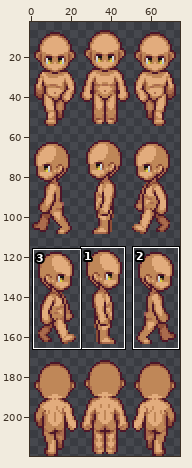
Two states of a sprite sheet, src/assets/sprites/Human/angry_man.png. The picture above shows the old version from afar; the outline marks the close-up.
Close-up. The starting point:
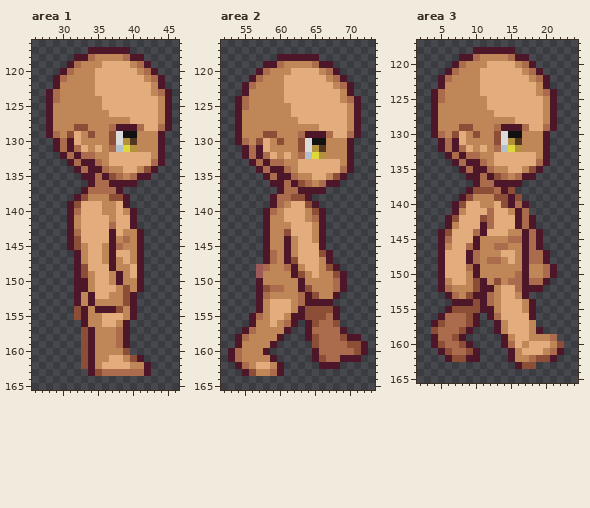
The file is 75x220 pixels. Colours within 5 levels of each other are drawn and written as one. Shown: area 1: x 26..46, y 116..165; area 2: x 52..73, y 116..165; area 3: x 2..24, y 117..165. The wide view leaves out empty margins. The commit also changed other parts of the picture, which this record leaves out.
And afterwards:
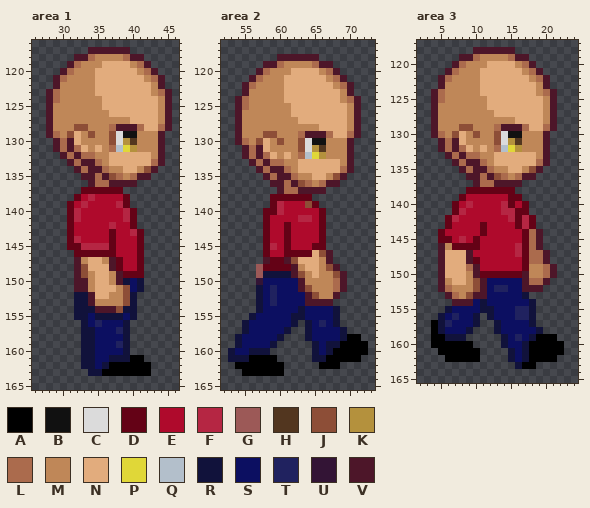
Palette (. is transparent): A #000000  B #111111  C #dbdbdb  D #640216  E #af0a2c  F #b52643  G #9c5957  H #52361f  J #8d4e37  K #b4913d  L #ab6b4d  M #bf8758  N #e2ac7d  P #e0d738  Q #b3bfcb  R #11123b  S #0c0f61  T #20225f  U #331435  V #4d1629
The edit:
Changed rows in their new state; - is an unchanged pixel.
Area 1:
first column x 31:
137 --DDDDDD----
138 -DEFEEEED---
139 DEFEEEEFD---
140 DFEEEEEEFD--
141 DFEEEEEEFD--
142 DEEEEEFEED--
143 DEEEEEDEEFD-
144 DFEEEEDEEED-
145 DDFFFFDEEED-
146 -DDDDDDEEED-
147 -------DEED-
148 -------DEED-
149 --------DDD-
150 --------RSR-
151 ---------SR-
152 -RR------R--
153 -RR------R--
154 -RRR----RR--
155 -RRSRRRRSR--
156 --RSTSSSR---
157 --RRSSSTR---
158 --RRSSSSR---
159 --RRSSSTR---
160 --RRSSSSR---
161 --RRSSRRRAA-
162 --RRSRAAAAAA
163 ---RRAAAAAAA
Area 2:
first column x 53:
138 ------DDDDDD--------
139 ------DFEEE-D-------
140 -----DDFEEEEED------
141 -----DEEEEFFED------
142 -----DEEDEEEED------
143 -----DEEDEEEED------
144 -----DEEDEEEED------
145 -----DFEDEEEDD------
146 -----DEEDDDD--------
147 ------DD------------
148 -----DDDD-----------
149 -----RRRR-----------
150 ----USSSSS----------
151 ----RSTSSS----------
152 ----RSTSSSS---------
153 ----RSTSSSS---------
154 ----RSSSSSRSSSSR----
155 ---RSSSSSRRSSSSR----
156 --RSSSSSSR-RSTSR----
157 --RSSSSSR--RSSSSR---
158 -RSSSSSR---RSSSSRAA-
159 -RSSSSR-----RSRRAAAA
160 RSSRRR------RSRAAAAA
161 RRRAAAA-----RRAAAAA-
162 -AAAAAAA-----AAA----
163 --AAAAAA------------
Area 3:
first column x 4:
138 -----DDDDDDD-------
139 ----DEEEEEEDD------
140 ---DEFEEEEFDED-----
141 ---DFEEEEEFFDD-----
142 --DFEEEEEEEFDFD----
143 --DEEEEDEEEEDFD----
144 -DEEEEEDEEEEED-----
145 -DDEFEDEEEEEED-----
146 ---DDDDEEEEEFD-----
147 ------EEEEEEFD-----
148 ------DEEEEEED-----
149 -------EEEEEED-----
150 -------DDDDDD------
151 --------SSSSS------
152 --------STTSS------
153 --------SSSSSR-----
154 ------SRSSSSSSR----
155 --RSSSSRRSSSTTR----
156 -RSTSSR-RSSSTTR----
157 ARTSSSR--RSSSSR----
158 ARSSSR---RSSSSSR---
159 AARRR-----RSTSRAAA-
160 AAAAAA----RSSRAAAAA
161 -AAAAAA----RSRAAAAA
162 --AAAAA----RSRAAAA-
163 ------------RAA----
Pixel boxes of the changes (left, top, right, bottom) in both close-ups:
changed: (67, 187, 151, 376)
changed: (228, 194, 368, 376)
changed: (431, 187, 564, 369)
